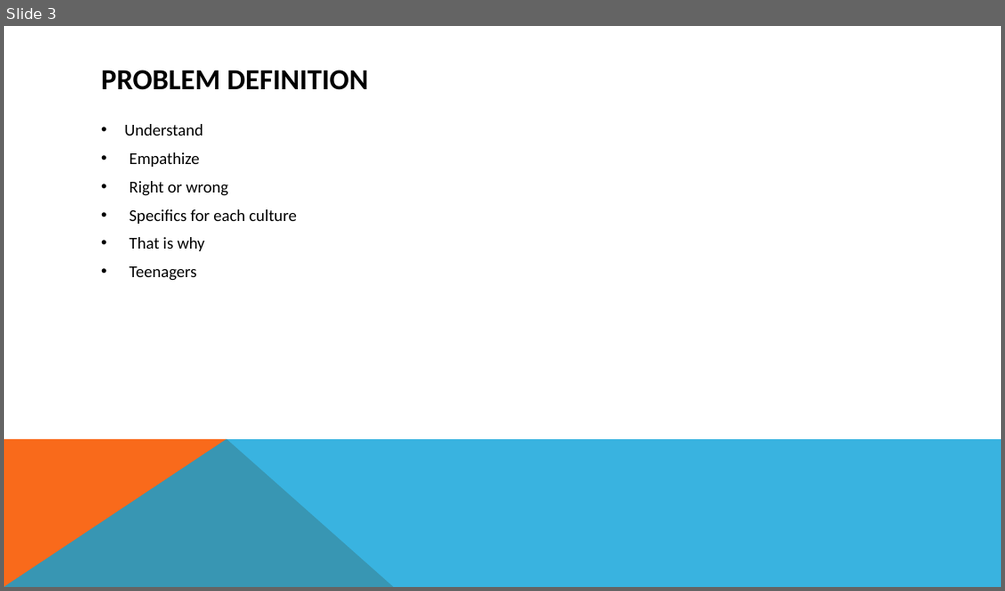
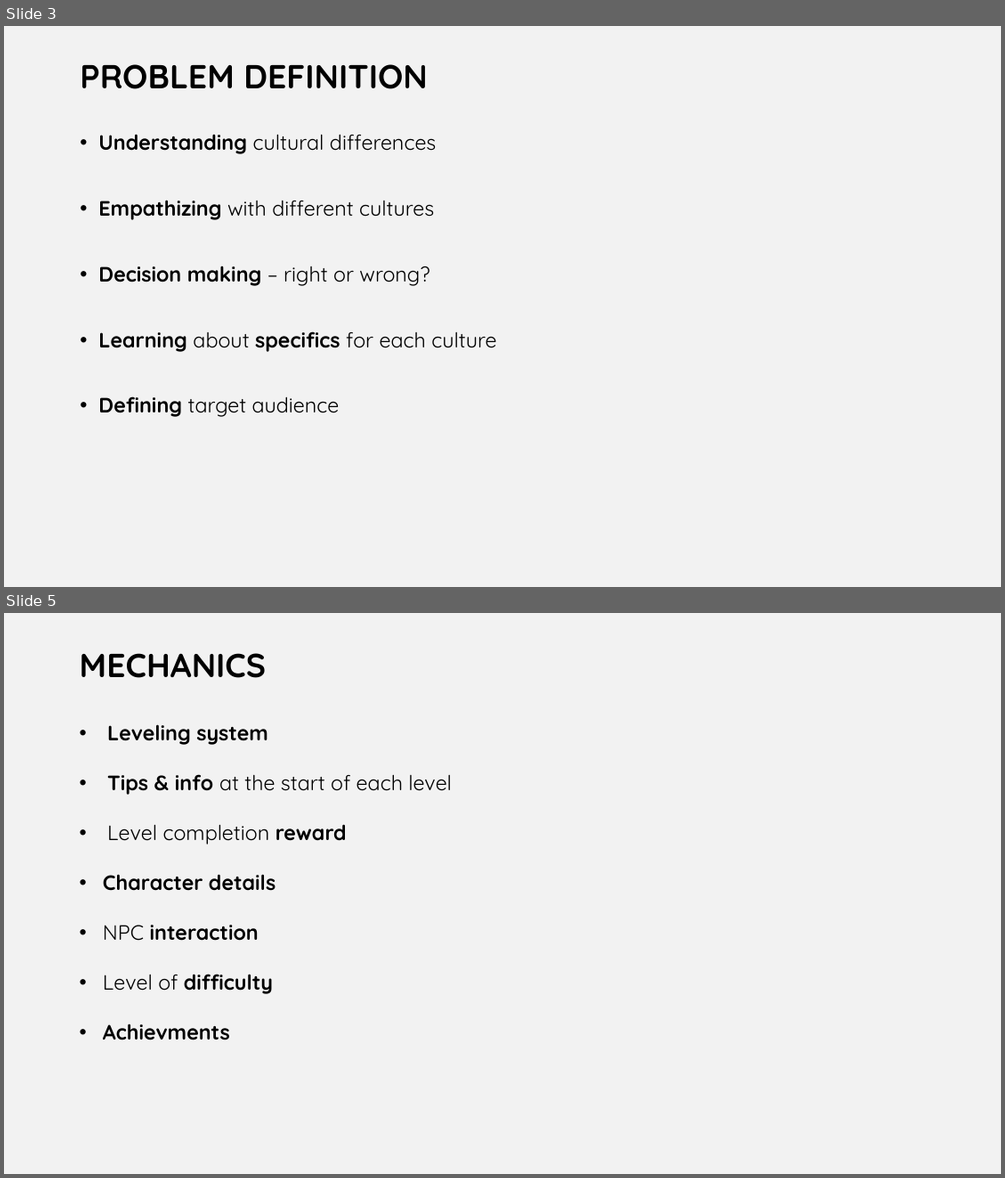
Before and after one commit to legendely/project_group_theme1.1-2015-16-, a slide deck: game-concept.pptx. Shown one above the other, each under a label of ours: slide 3 before the commit, slides 3 and 5 after it; the slides between them are not shown. The pictures are 1005x591 and 1005x1178 pixels, drawn with LibreOffice and Linux fonts; fonts in the diff are those of the drawing. Boxes give left, top, right and bottom in pixels: in the first picture for what was removed or moved away, otherwise in the second. Text is boxed around its words. In the diff, an @@ line names an element or a change of style, - is before the commit and + after.

```diff
--- a/game-concept.pptx
+++ b/game-concept.pptx
@@ slide 5 added at box(4, 613, 1001, 1174), background #F2F2F2 @@
@@ text added at box(80, 653, 266, 678), 32 pt, text #000000, bold @@
+MECHANICS
@@ text added at box(103, 724, 452, 1040), 20 pt, text #000000, bold @@
+• Leveling system
+• Tips & info at the start of each level
+• Level completion reward
+• Character details
+• NPC interaction
+• Level of difficulty
+• Achievments
@@ slide 3 changed as well @@
@@ background #FFFFFF to #F2F2F2 @@
@@ title "PROBLEM DEFINITION": place and size @@
-title "PROBLEM DEFINITION" at box(101, 70, 369, 90)
+title "PROBLEM DEFINITION" at box(80, 64, 427, 89)
@@ title "PROBLEM DEFINITION" at box(80, 64, 427, 89): size 28 to 32 pt, font Calibri to Quicksand; line spacing 1 to 0.9; vertical alignment middle to top @@
@@ text at box(98, 134, 496, 417): text changed; size 16 to 20 pt; font Calibri to Quicksand @@
-• Understand
-• Empathize
-• Right or wrong
-• Specifics for each culture
-• That is why
-• Teenagers
+• Understanding cultural differences
+• Empathizing with different cultures
+• Decision making – right or wrong?
+• Learning about specifics for each culture
+• Defining target audience
@@ freeform shape removed at box(4, 439, 394, 587) @@
@@ freeform shape removed at box(4, 439, 1001, 587) @@
```
Also in this commit, not shown: 4 other slides changed, 5 other slides added, 3 slides removed, 2 other files.
